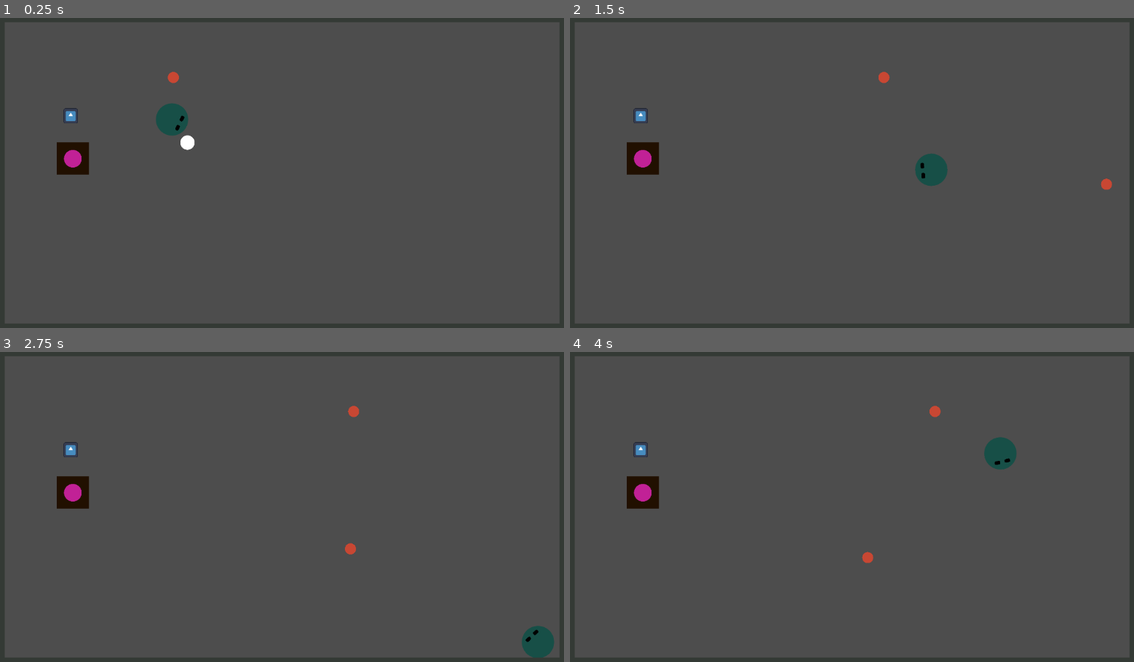
Above: before the commit, frames 1-4 (two rows, left to right).
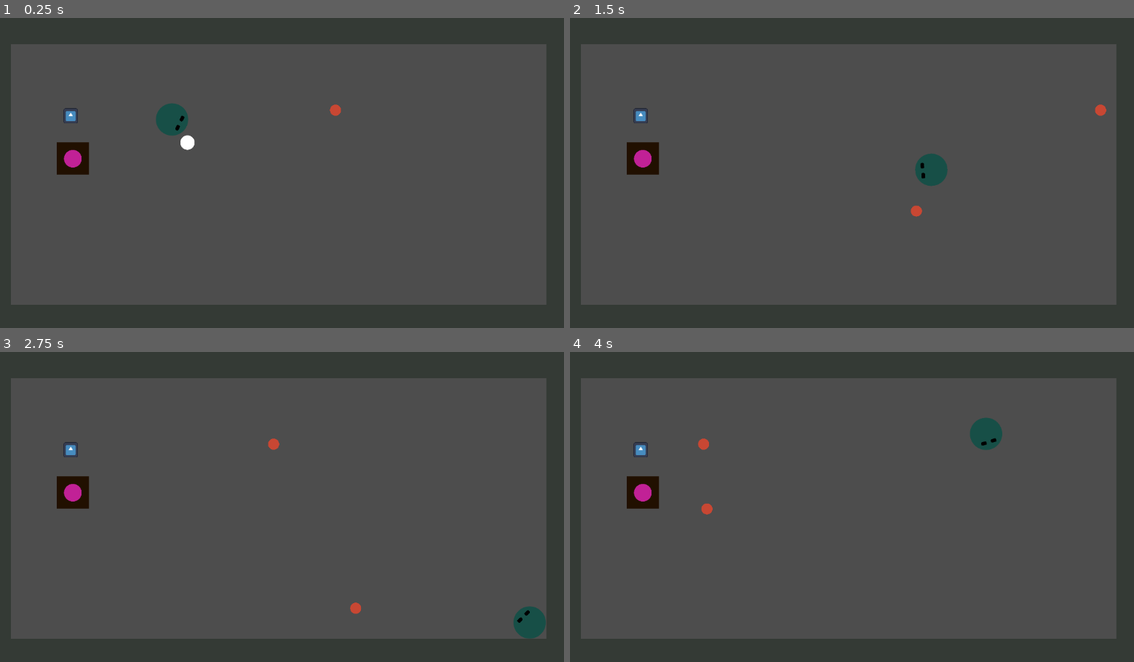
Above: after the commit, the same moments.

Repository: ArcticGizmo/dodgeball
Game: Godot game, scene res://scenes/levels/level.tscn
The game is run twice, just before and just after one commit, with the same random seed, the same clock (stepped at 60 frames per second) and the same inputs. The engine's default icon, where the game draws it, is replaced by a stand-in: a white triangle on a blue panel in a dark square.
Inputs (mouse positions are in pixels of both pictures, inside the frame that each line leads up to):
- Up to frame 1 (0.25 s): no input
- Up to frame 2 (1.5 s): move the mouse to (976, 154) at 0.52 s; hold D (right) 0.53-1.28 s; click (976, 154) at 0.6 s; right-click (976, 154) at 0.8 s; move the mouse to (733, 188) at 1.27 s; hold S (down) from 1.28 s (still down); right-click (733, 188) at 1.35 s
- Up to frame 3 (2.75 s): click (163, 522) at 1.55 s; move the mouse to (338, 432) at 2.02 s; release S (down) at 2.03 s; hold D (right) from 2.03 s (still down); click (338, 432) at 2.1 s; right-click (338, 432) at 2.3 s
- Up to frame 4 (4 s): move the mouse to (818, 572) at 2.77 s; release D (right) at 2.78 s; hold W (up) 2.78-3.53 s; right-click (818, 572) at 2.85 s; click (818, 572) at 3.05 s; move the mouse to (1026, 553) at 3.52 s; hold A (left) from 3.53 s (still down); click (1026, 553) at 3.6 s; right-click (1026, 553) at 3.8 s

The runs differ from the first frame. In frame 1, 15% of the frame differs, in the area x 0-100%, y 1-99%; in frame 2, 16%; in frame 3, 16%; in frame 4, 16%.

Commit message:
more physics. Added throw factor

Diff:
--- a/scenes/levels/level.gd
+++ b/scenes/levels/level.gd
@@ -18,12 +18,14 @@
 
 
 
-func _on_player_create_ball(position, velocity):
+func _on_player_create_ball(position, velocity, times_thrown = 0):
 	print("create ball")
 	var ball = ball_template.instantiate()
 
 	ball.global_position = position
 	ball.linear_velocity = velocity
+	ball.throw_factor = times_thrown
+	print(ball.throw_factor)
 #	ball.apply_central_impulse(impulse)
 
 	$Projectiles.add_child(ball)
--- a/scenes/levels/level.tscn
+++ b/scenes/levels/level.tscn
@@ -24,35 +24,34 @@
 
 [node name="player" parent="Players" instance=ExtResource("1_gu7g5")]
 position = Vector2(-427, -207)
-throw_speed = 2500
 
 [node name="Projectiles" type="Node" parent="."]
 
 [node name="ball" parent="Projectiles" instance=ExtResource("4_nq2sh")]
-position = Vector2(-628, -374)
-linear_velocity = Vector2(1000, 0)
+position = Vector2(912, -244)
+linear_velocity = Vector2(-3000, 0)
 
 [node name="Walls" type="Node" parent="."]
 
 [node name="wall" parent="Walls" instance=ExtResource("4_y3edk")]
-position = Vector2(1140, 22)
+position = Vector2(1696, 21)
 rotation = -3.14159
-scale = Vector2(0.5, -10)
+scale = Vector2(10, -10)
 
 [node name="wall2" parent="Walls" instance=ExtResource("4_y3edk")]
-position = Vector2(-1121, 7)
+position = Vector2(-1706, -3)
 rotation = -3.14159
-scale = Vector2(0.5, -10)
+scale = Vector2(10, -10)
 
 [node name="wall3" parent="Walls" instance=ExtResource("4_y3edk")]
-position = Vector2(-9, -625)
+position = Vector2(-79, -1145)
 rotation = -3.14159
-scale = Vector2(20, 0.5)
+scale = Vector2(25, 10)
 
 [node name="wall4" parent="Walls" instance=ExtResource("4_y3edk")]
-position = Vector2(-9, 636)
+position = Vector2(-22, 1171)
 rotation = -3.14159
-scale = Vector2(20, 0.5)
+scale = Vector2(25, 10)
 
 [node name="BallSpawner" parent="." instance=ExtResource("5_snfvr")]
 position = Vector2(-820, -51)
--- a/scenes/objects/wall.tscn
+++ b/scenes/objects/wall.tscn
@@ -6,6 +6,8 @@
 size = Vector2(129, 129)
 
 [node name="Wall" type="StaticBody2D"]
+collision_layer = 4
+collision_mask = 7
 
 [node name="CollisionShape2D" type="CollisionShape2D" parent="."]
 shape = SubResource("RectangleShape2D_rjcue")
--- a/scenes/player/player.gd
+++ b/scenes/player/player.gd
@@ -1,15 +1,16 @@
 extends CharacterBody2D
 
 @export var max_speed: int = 1000;
-@export var return_bonus_speed_factor: float = 3
+@export var return_bonus_speed_factor: float = 1.05
 @export var throw_speed: int = 1500
 
 signal player_death
-signal create_ball(position: Vector2, velocity: Vector2)
+signal create_ball(position: Vector2, velocity: Vector2, times_thrown: int)
 
 
 var ball_held: bool = true
 var ball_caught_speed: float
+var ball_throw_factor: int = 1
 
 func _ready():
 	$HeldItemSprite.visible = ball_held
@@ -40,9 +41,10 @@
 	if len(bodies) == 0:
 		return
 
-	var projectile = bodies[0] as RigidBody2D;
-	ball_caught_speed = projectile.linear_velocity.length()
-	projectile.queue_free()
+	var ball = bodies[0] as Ball;
+	ball_caught_speed = ball.linear_velocity.length()
+	ball_throw_factor = ball.throw_factor + 1
+	ball.queue_free()
 	ball_held = true
 	$HeldItemSprite.visible = true
 
@@ -53,20 +55,19 @@
 
 
 func throw_ball():
-	var pos = $ThrowFromMarker.global_position
+	# if re-throwing, throw even harder
+	var ball_speed = max(ball_caught_speed, throw_speed)
 
-	var vel = get_player_direction_as_vector()
 	if ($ReturnBonusSpeedTimer.time_left > 0):
-		var speed = ball_caught_speed * return_bonus_speed_factor
-		if (speed < throw_speed):
-			speed = throw_speed
-		vel *= throw_speed
-	else:
-		vel *= throw_speed
+		ball_speed *= ball_throw_factor * return_bonus_speed_factor
 
-	create_ball.emit(pos, vel)
+	var vel = get_player_direction_as_vector() * ball_speed
+
+	create_ball.emit($ThrowFromMarker.global_position, vel, ball_throw_factor)
+
 	$ReturnBonusSpeedTimer.stop()
 	ball_held = false
+	ball_throw_factor = 1
 	$HeldItemSprite.visible = false
 
 
--- a/scenes/player/player.tscn
+++ b/scenes/player/player.tscn
@@ -7,9 +7,6 @@
 [sub_resource type="CircleShape2D" id="CircleShape2D_3rsjb"]
 radius = 61.0082
 
-[sub_resource type="RectangleShape2D" id="RectangleShape2D_uj1qj"]
-size = Vector2(159, 200)
-
 [sub_resource type="CircleShape2D" id="CircleShape2D_7504i"]
 radius = 115.0
 
@@ -17,7 +14,9 @@
 radius = 66.0076
 
 [node name="Player" type="CharacterBody2D"]
+collision_mask = 5
 script = ExtResource("1_5yecs")
+throw_speed = 2500
 
 [node name="BodyCollisionShape" type="CollisionShape2D" parent="."]
 shape = SubResource("CircleShape2D_3rsjb")
@@ -25,14 +24,9 @@
 [node name="CatchArea" type="Area2D" parent="."]
 collision_layer = 8
 collision_mask = 2
-metadata/_edit_lock_ = true
 
-[node name="CatchCollisionShape" type="CollisionShape2D" parent="CatchArea"]
-visibility_layer = 3
-position = Vector2(104.5, 0)
-shape = SubResource("RectangleShape2D_uj1qj")
-debug_color = Color(0.376471, 0.580392, 0.560784, 0.419608)
-metadata/_edit_lock_ = true
+[node name="CollisionPolygon2D" type="CollisionPolygon2D" parent="CatchArea"]
+polygon = PackedVector2Array(158, -116, 3, -81, -54, -42, -58, 27, 7, 77, 158, 115)
 
 [node name="PickupArea" type="Area2D" parent="."]
 collision_mask = 8
--- /dev/null
+++ b/scenes/projectiles/ball.gd
@@ -0,0 +1,17 @@
+extends RigidBody2D
+
+class_name Ball
+
+@export var min_damage_speed = 500
+@export var frictionless: bool = false;
+
+var throw_factor: int = 0
+
+func _ready():
+	self.linear_damp = 0
+	self.physics_material_override.friction = 0
+	self.physics_material_override.bounce = 1
+
+func _physics_process(_delta):
+	if (self.linear_velocity.length() < min_damage_speed):
+		throw_factor = 1
--- a/scenes/projectiles/ball.tscn
+++ b/scenes/projectiles/ball.tscn
@@ -1,21 +1,23 @@
-[gd_scene load_steps=4 format=3 uid="uid://jp2ugf28lli6"]
+[gd_scene load_steps=5 format=3 uid="uid://jp2ugf28lli6"]
 
+[ext_resource type="Script" path="res://scenes/projectiles/ball.gd" id="1_qkxk1"]
 [ext_resource type="Texture2D" uid="uid://ghh02tewjbgp" path="res://graphics/projectiles/ball.png" id="2_0pmoi"]
 
 [sub_resource type="PhysicsMaterial" id="PhysicsMaterial_1wma4"]
 friction = 10.0
-bounce = 1.5
+bounce = 0.2
 
 [sub_resource type="CircleShape2D" id="CircleShape2D_1js1r"]
 radius = 22.0
 
 [node name="Ball" type="RigidBody2D" groups=["catchable"]]
 collision_layer = 2
-collision_mask = 3
+collision_mask = 6
 inertia = 1.0
 physics_material_override = SubResource("PhysicsMaterial_1wma4")
 gravity_scale = 0.0
-linear_damp = 0.9
+linear_damp = 1.5
+script = ExtResource("1_qkxk1")
 
 [node name="CollisionShape2D" type="CollisionShape2D" parent="."]
 shape = SubResource("CircleShape2D_1js1r")
Not shown: 1 places in scenes/player/player.tscn that only renumber resources
Not shown, changed: TODO.md
